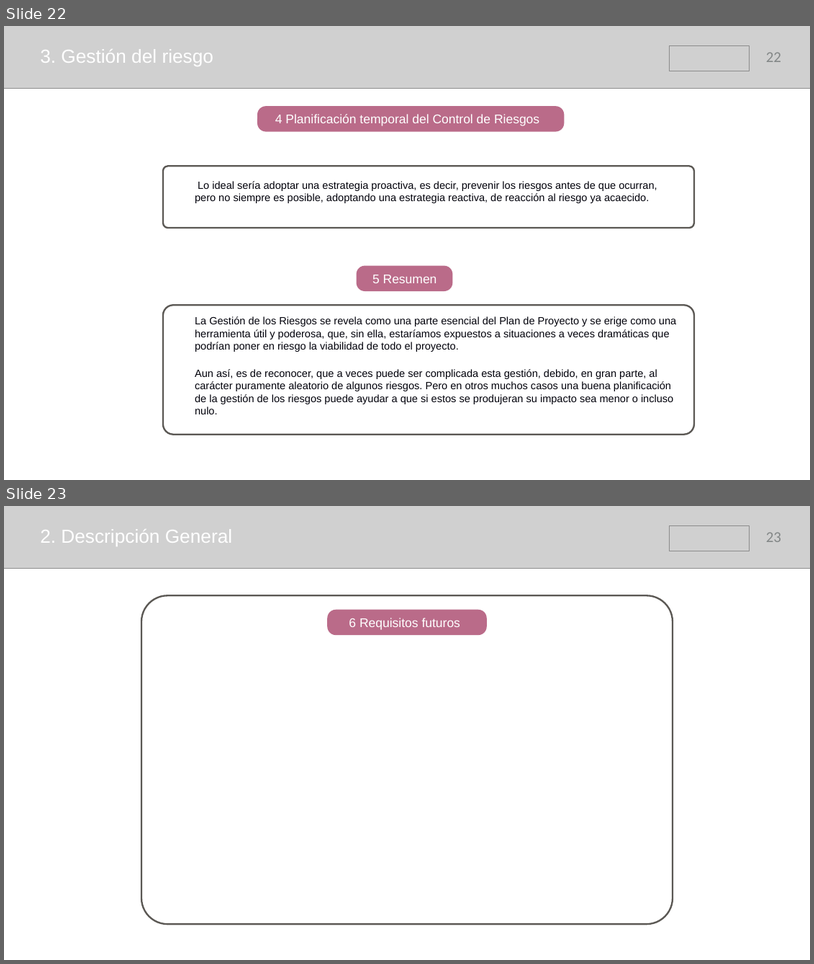
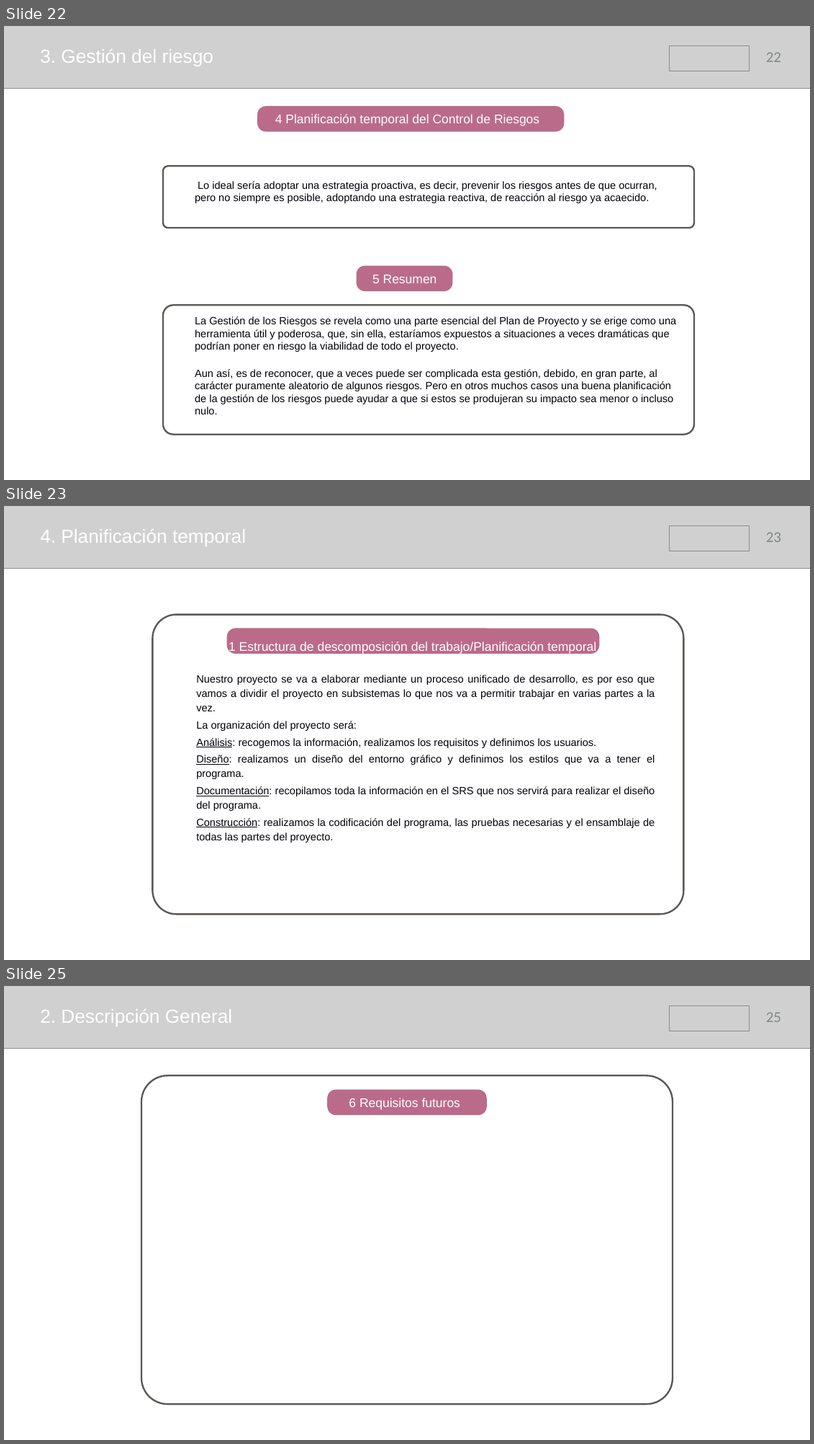
Before and after one commit to samusolo/iDoctor, a slide deck: Plan de proyecto.pptx. Shown one above the other, each under a label of ours: slides 22 and 23 before the commit, slides 22, 23 and 25 after it; the slides between them are not shown. The pictures are 814x964 and 814x1444 pixels, drawn with LibreOffice and Linux fonts; fonts in the diff are those of the drawing; grey boxes stand for pictures. Boxes give left, top, right and bottom in pixels: in the first picture for what was removed or moved away, otherwise in the second. Text is boxed around its words. In the diff, an @@ line names an element or a change of style, - is before the commit and + after.

```diff
--- a/Plan de proyecto.pptx
+++ b/Plan de proyecto.pptx
@@ slide 23 added at [4,506,810,960], background #FFFFFF @@
@@ picture added at [4,506,810,568] @@
@@ picture added at [669,525,749,551] @@
@@ text added at [40,529,246,546], 45 pt, text #FFFFFF @@
+4. Planificación temporal
@@ page number added at [766,532,782,542], 36 pt, text #838787 @@
+23
@@ rounded rectangle added at [152,615,684,914], outline #5B5854 4 pt @@
@@ rounded rectangle added at [227,628,599,654], fill #BA6B89 @@
@@ text added at [229,641,597,654], 30 pt, text #FFFFFF @@
+1 Estructura de descomposición del trabajo/Planificación temporal
@@ text added at [196,674,655,842], 25 pt, text #00000A @@
+Nuestro proyecto se va a elaborar mediante un proceso unificado de desarrollo, es por eso que vamos a dividir el proyecto en subsistemas lo que nos va a permitir trabajar en varias partes a la vez.
+La organización del proyecto será:
+Análisis: recogemos la información, realizamos los requisitos y definimos los usuarios.
+Diseño: realizamos un diseño del entorno gráfico y definimos los estilos que va a tener el programa.
+Documentación: recopilamos toda la información en el SRS que nos servirá para realizar el diseño del programa.
+Construcción: realizamos la codificación del programa, las pruebas necesarias y el ensamblaje de todas las partes del proyecto.
@@ what was slide 23 is now slide 25 @@
@@ page number at [766,1012,782,1022]: text changed @@
-23
+25
```
Also in this commit, not shown: 12 slides changed, 1 other slide added, 1 other file.
